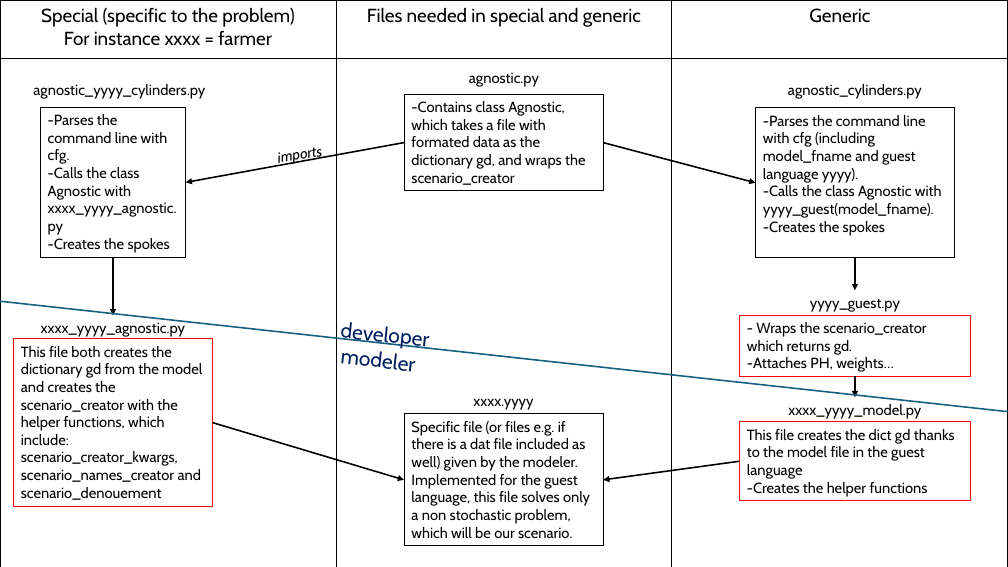
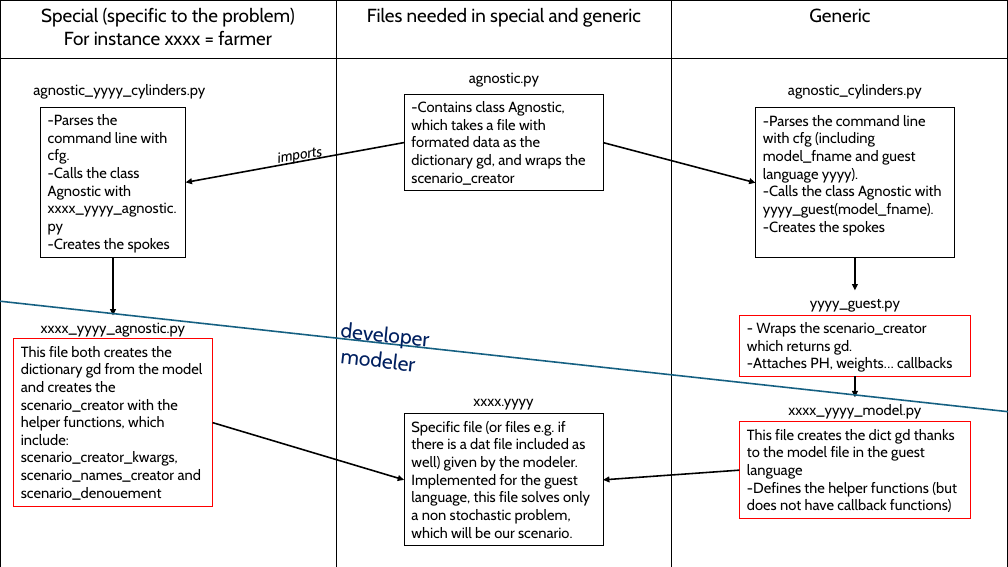
Before and after one commit to Pyomo/mpi-sppy, a slide deck: slide 1 of doc/src/images/agnostic_architecture.pptx. Drawn at 1008x567 pixels with LibreOffice and Linux fonts; fonts in the diff are those of the drawing. Boxes give left, top, right and bottom in pixels: in the first picture for what was removed or moved away, otherwise in the second. Text is boxed around its words. In the diff, an @@ line names an element or a change of style, - is before the commit and + after.

```diff
--- a/doc/src/images/agnostic_architecture.pptx
+++ b/doc/src/images/agnostic_architecture.pptx
@@ text in rectangle at (x1=747, y1=357, x2=952, y2=372): text changed @@
--Attaches PH, weights…
+-Attaches PH, weights… callbacks
@@ rectangle "This file creates the dict ..." resized from (x1=740, y1=422, x2=971, y2=501) to (x1=740, y1=422, x2=971, y2=519) @@
@@ arrow moved from (740, 461) - (603, 480) to (740, 470) - (603, 480) @@
@@ text in rectangle at (x1=747, y1=482, x2=957, y2=512): text changed @@
--Creates the helper functions
+-Defines the helper functions (but does not have callback functions)
```
Also in this commit, not shown: 1 other file.
